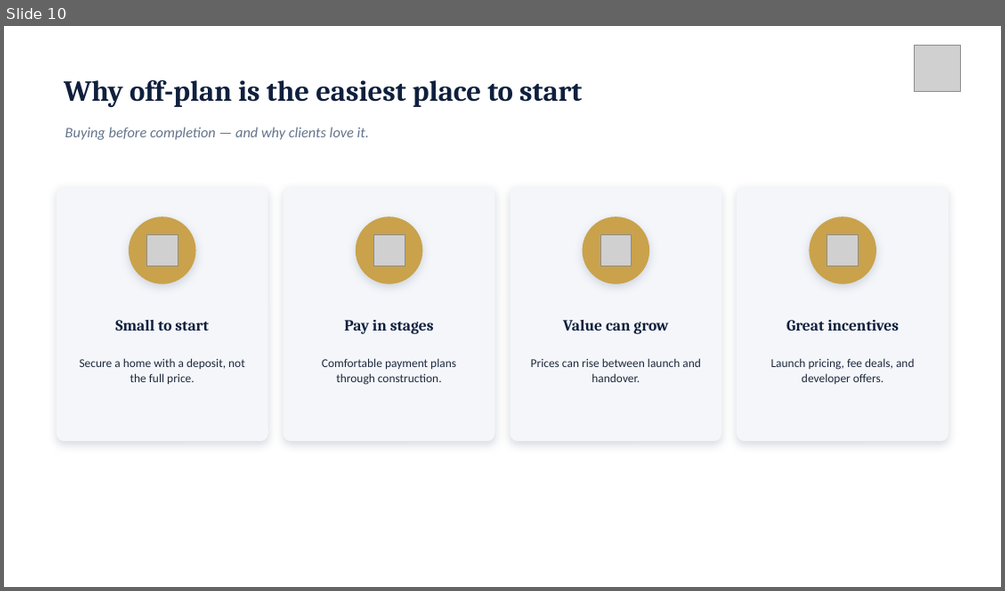
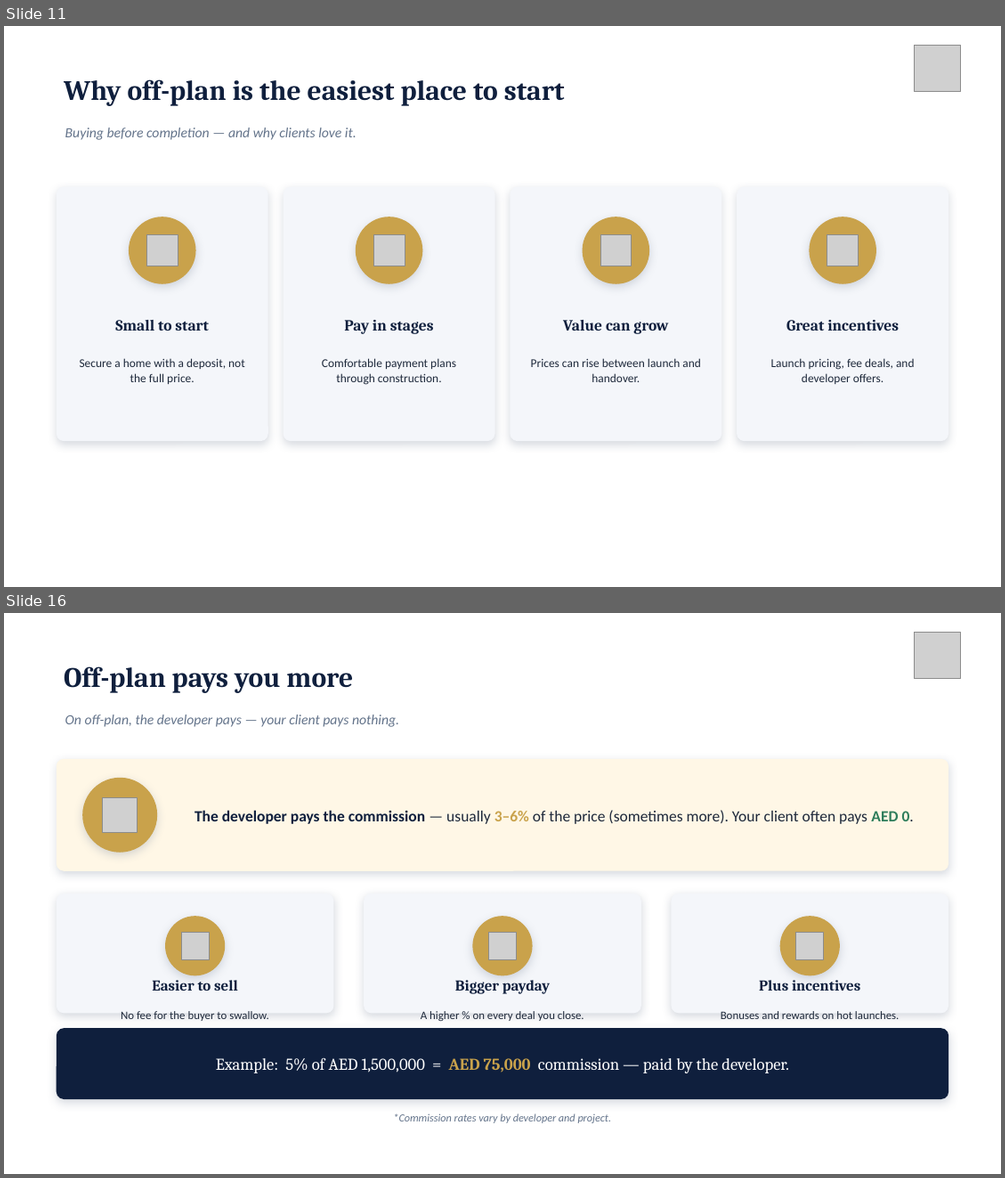
Before and after one commit to MWareth/openai-startup-name-generator, a slide deck: bridges-allies/BridgesAllies_OffPlan_Training_Day1.pptx. Shown one above the other, each under a label of ours: slide 10 before the commit, slides 11 and 16 after it; the slides between them are not shown. The pictures are 1005x591 and 1005x1178 pixels, drawn with LibreOffice and Linux fonts; fonts in the diff are those of the drawing; grey boxes stand for pictures. Boxes give left, top, right and bottom in pixels: in the first picture for what was removed or moved away, otherwise in the second. Text is boxed around its words. In the diff, an @@ line names an element or a change of style, - is before the commit and + after.

```diff
--- a/bridges-allies/BridgesAllies_OffPlan_Training_Day1.pptx
+++ b/bridges-allies/BridgesAllies_OffPlan_Training_Day1.pptx
@@ slide 16 added at <box>4,613,1001,1174</box>, background #FFFFFF @@
@@ picture added at <box>914,633,961,679</box> @@
@@ text added at <box>64,666,353,693</box>, 27 pt, text #0F1F3D, bold @@
+Off-plan pays you more
@@ text added at <box>65,714,399,727</box>, 13.5 pt, text #64748B, italic @@
+On off-plan, the developer pays — your client pays nothing.
@@ rounded rectangle added at <box>57,759,948,871</box>, fill #FFF7E6 @@
@@ ellipse added at <box>82,778,157,852</box>, fill #C9A24B @@
@@ picture added at <box>103,798,138,832</box> @@
@@ text added at <box>194,810,914,824</box>, 15 pt, text #1E293B @@
+The developer pays the commission — usually 3–6% of the price (sometimes more). Your client often pays AED 0.
@@ rounded rectangle added at <box>57,893,334,1013</box>, fill #F4F6FA @@
@@ rounded rectangle added at <box>364,893,641,1013</box>, fill #F4F6FA @@
@@ rounded rectangle added at <box>671,893,948,1013</box>, fill #F4F6FA @@
@@ ellipse added at <box>165,916,226,976</box>, fill #C9A24B @@
@@ picture added at <box>181,933,209,960</box> @@
@@ ellipse added at <box>473,916,533,976</box>, fill #C9A24B @@
@@ picture added at <box>488,933,517,960</box> @@
@@ ellipse added at <box>780,916,840,976</box>, fill #C9A24B @@
@@ picture added at <box>796,933,824,960</box> @@
@@ text added at <box>152,980,238,990</box>, 14.5 pt, text #0F1F3D, bold @@
+Easier to sell
@@ text added at <box>455,980,550,994</box>, 14.5 pt, text #0F1F3D, bold @@
+Bigger payday
@@ text added at <box>759,980,860,990</box>, 14.5 pt, text #0F1F3D, bold @@
+Plus incentives
@@ text added at <box>121,1011,268,1021</box>, 11 pt, text #1E293B @@
+No fee for the buyer to swallow.
@@ text added at <box>421,1011,584,1021</box>, 11 pt, text #1E293B @@
+A higher % on every deal you close.
@@ text added at <box>720,1011,898,1019</box>, 11 pt, text #1E293B @@
+Bonuses and rewards on hot launches.
@@ rounded rectangle added at <box>57,1028,948,1099</box>, fill #0F1F3D @@
@@ text added at <box>216,1058,789,1073</box>, 16 pt, text #FFFFFF @@
+Example: 5% of AED 1,500,000 = AED 75,000 commission — paid by the developer.
@@ text added at <box>393,1113,612,1123</box>, 10.5 pt, text #64748B, italic @@
+*Commission rates vary by developer and project.
@@ what was slide 10 is now slide 11 @@
@@ slide 11 changed as well @@
@@ text "Why off-plan is the easiest ..." at <box>64,79,565,106</box>: size 28 to 27 pt @@
@@ text "Buying before completion — and ..." at <box>65,127,356,140</box>: size 14 to 13.5 pt @@
```
Also in this commit, not shown: 11 other slides changed, 10 other slides added, 1 slide removed, 1 other file.
